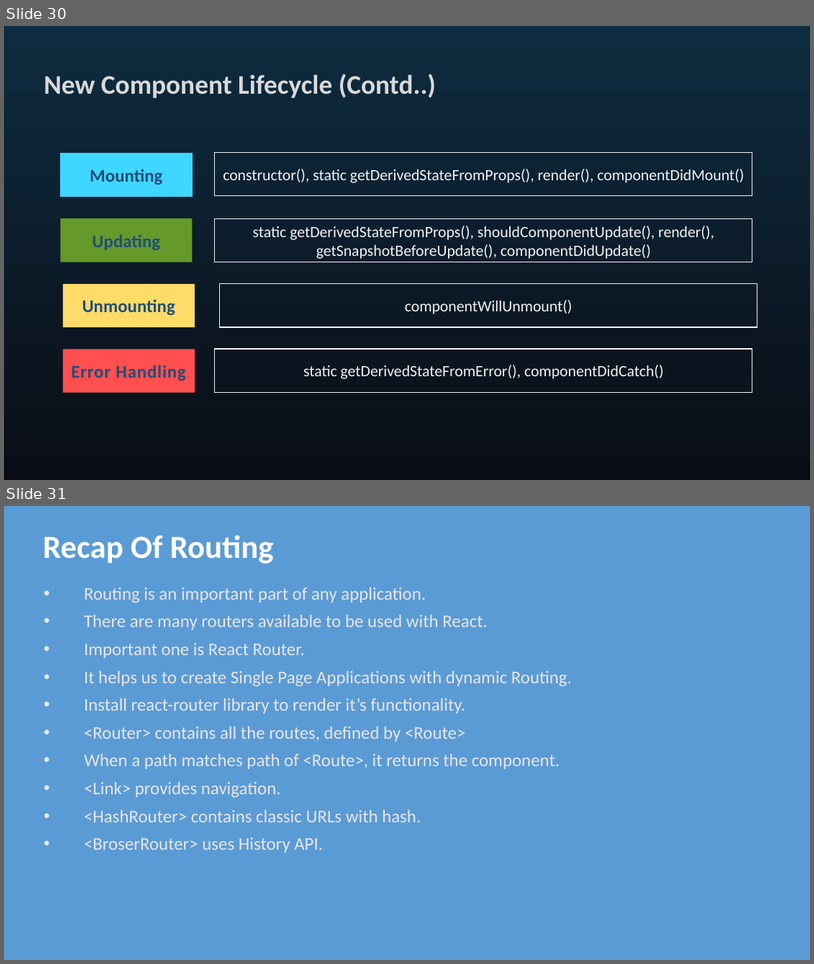
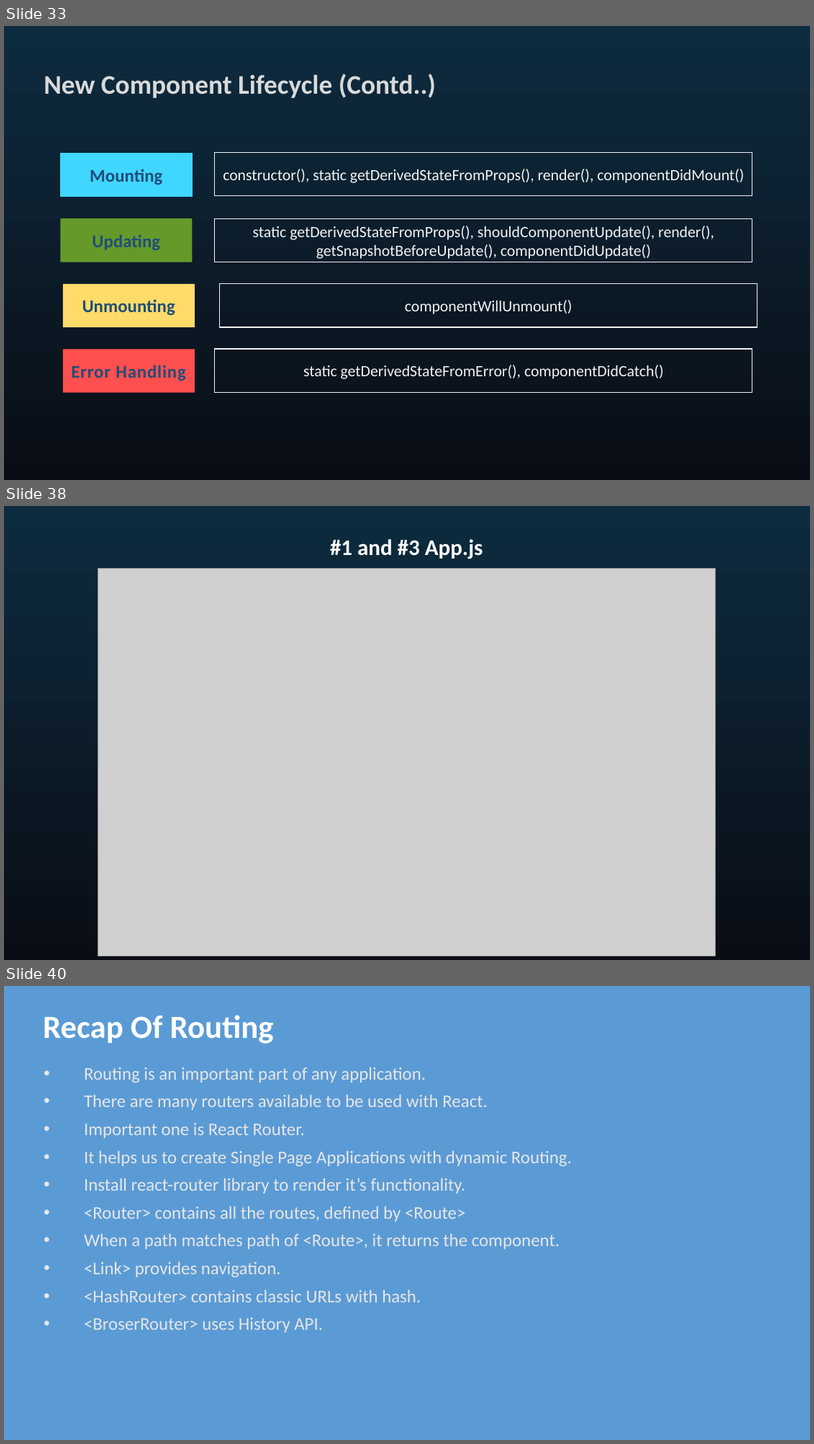
Before and after one commit to seblechernet/PowerPoint-Decks, a slide deck: 04 React Routing, Component Lifecycle Methods.pptx. Shown one above the other, each under a label of ours: slides 30 and 31 before the commit, slides 33, 38 and 40 after it; the slides between them are not shown. The pictures are 814x964 and 814x1444 pixels, drawn with LibreOffice and Linux fonts; fonts in the diff are those of the drawing; grey boxes stand for pictures. Boxes give left, top, right and bottom in pixels: in the first picture for what was removed or moved away, otherwise in the second. Text is boxed around its words. In the diff, an @@ line names an element or a change of style, - is before the commit and + after.

```diff
--- a/04 React Routing, Component Lifecycle Methods.pptx
+++ b/04 React Routing, Component Lifecycle Methods.pptx
@@ slide 38 added at box(4, 506, 810, 960), background gradient #0D2C3F to #0A0D16 @@
@@ title added at box(330, 539, 484, 559), 26.7 pt, text #FFFFFF, bold @@
+#1 and #3 App.js
@@ picture added at box(98, 569, 716, 956) @@
@@ what was slide 30 is now slide 33 @@
@@ what was slide 31 is now slide 40 @@
```
Also in this commit, not shown: 7 slides changed, 10 other slides added, 2 slides removed.
